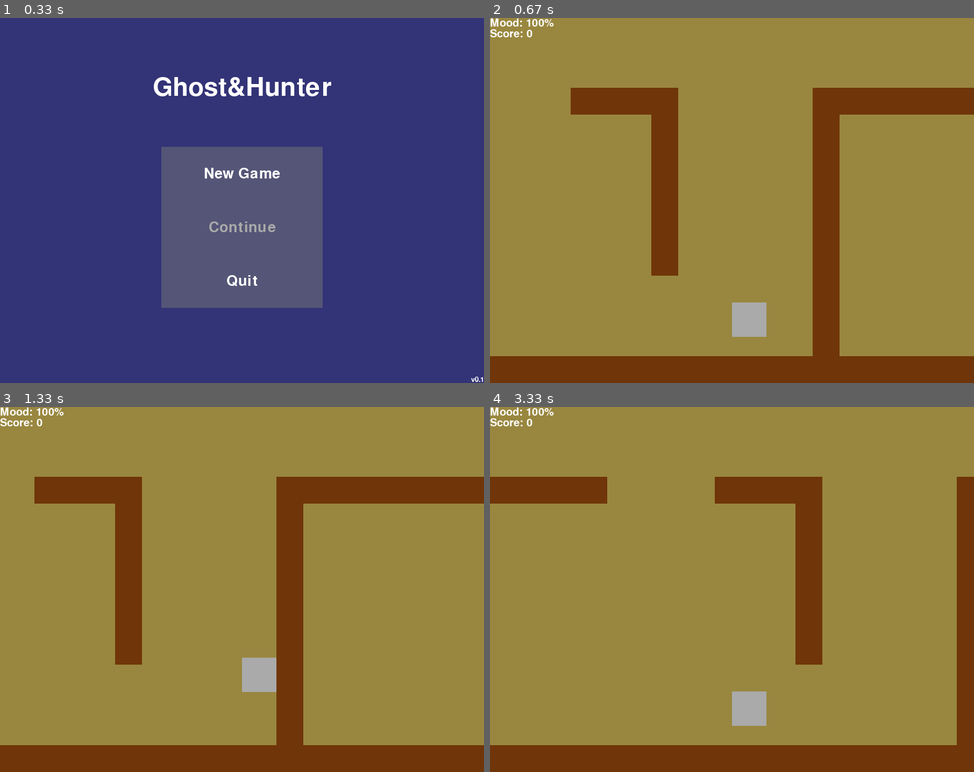
Above: before the commit, frames 1-4 (two rows, left to right).
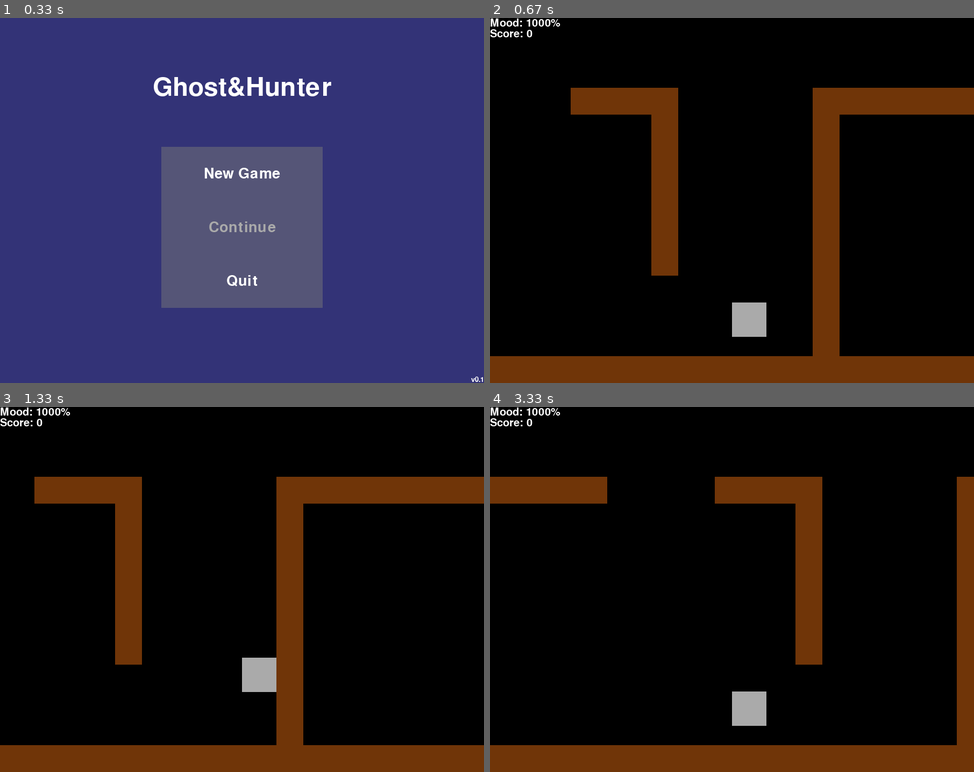
Above: after the commit, the same moments.

Repository: Danya0x07/Ghost-Hunter
Game: pygame game, started from main.py
Same seed, same stepped clock (60 frames per second), same inputs: the game is played once before the commit and once after it.
Inputs (mouse positions are in pixels of both pictures, inside the frame that each line leads up to):
- Up to frame 1 (0.33 s): no input
- Up to frame 2 (0.67 s): click (732, 174) at 0.38 s
- Up to frame 3 (1.33 s): hold D 0.67-1.13 s; move the mouse to (222, 604) at 0.7 s; hold W from 1.17 s (still down)
- Up to frame 4 (3.33 s): release W at 1.47 s; hold A 2-2.53 s; hold S 2.57-2.87 s; hold A 2.9-3.3 s

Frame 1 is identical in both runs. In frame 2, 82% of the frame differs, in the area x 0-100%, y 0-93%; in frame 3, 81%; in frame 4, 83%.

Commit message:
Коррекция карты.

Diff:
--- a/config.py
+++ b/config.py
@@ -8,7 +8,7 @@
 MENU_BTN_SIZE = (MENU_BTN_WIDTH, MENU_BTN_HEIGHT) = (300, 100)
 MENU_BTN_FONT_SIZE = 40
 
-GAME_BG_COLOR = Color('#99873f')
+GAME_BG_COLOR = Color('#000000')
 
 BTN_TXT_USUAL_COLOR = Color('#FFFFFF')
 BTN_TXT_SELECTED_COLOR = Color('#FF8888')
@@ -23,15 +23,15 @@
 PLAYER_SIZE = (PLAYER_WIDTH, PLAYER_HEIGHT) = (64, 64)
 PLAYER_SPEED = 7
 PLAYER_COLOR = Color('#AAAAAA')
-PLAYER_HP_MAX = 100
+PLAYER_HP_MAX = 1000
 
 ENEMY_SIZE = (ENEMY_WIDTH, ENEMY_HEIGHT) = (64, 64)
 ENEMY_SPEED = 7
 ENEMY_COLOR = Color('#17ff64')
-ENEMY_BORDER = 32
+ENEMY_BORDER = 20
 ENEMY_FRAME_SIZE = (ENEMY_WIDTH + ENEMY_BORDER * 2, ENEMY_HEIGHT + ENEMY_BORDER * 2)
 ENEMY_SHOOT_TIMEOUT = 20
-ENEMY_VEER_TIMEOUT = (120, 300)
+ENEMY_VEER_TIMEOUT = (100, 300)
 
 PLASMA_SIZE = (PLASMA_WIDTH, PLASMA_HEIGHT) = (16, 16)
 PLASMA_SPEED = 15
--- a/game_objects.py
+++ b/game_objects.py
@@ -137,16 +137,12 @@
         self.handle_veering()
 
     def change_direction(self, x_vel, y_vel):
-        '''
         if x_vel != 0:
             self.x_vel = 0
             self.y_vel = choice((-ENEMY_SPEED, ENEMY_SPEED))
         elif y_vel != 0:
             self.y_vel = 0
-            self.x_vel = choice((-ENEMY_SPEED, ENEMY_SPEED))'''
-        self.x_vel = randint(-ENEMY_SPEED, ENEMY_SPEED)
-        self.y_vel = int(sqrt(ENEMY_SPEED ** 2 - self.x_vel ** 2)) * choice((-1, 1))
-        #self.y_vel = randint(-ENEMY_SPEED, ENEMY_SPEED)
+            self.x_vel = choice((-ENEMY_SPEED, ENEMY_SPEED))
 
     def collide(self, walls, x_vel, y_vel):
         wall = self.check_collision(self.frame_rect, walls)
--- a/maps.py
+++ b/maps.py
@@ -34,10 +34,10 @@
     "#    #        #     #     #     #          #                         #",
     "######        #     #     #     #          #                         #",
     "#                                          #                         #",
-    "#                                                                    #",
-    "#                                                                    #",
-    "#                                                                    #",
-    "#                                                                    #",
+    "#                                                              #     #",
+    "#                                                              #     #",
+    "#                                    #                         #     #",
+    "#                                    #                         #     #",
     "#         ############################           ###############     #",
     "#         #                                #     #             #     #",
     "#         #                                #     #             #     #",
